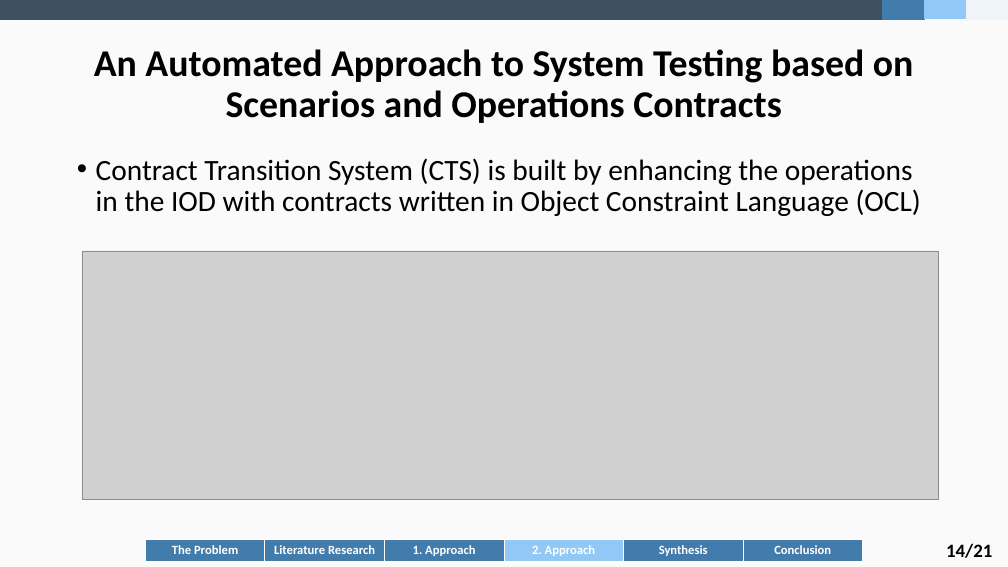
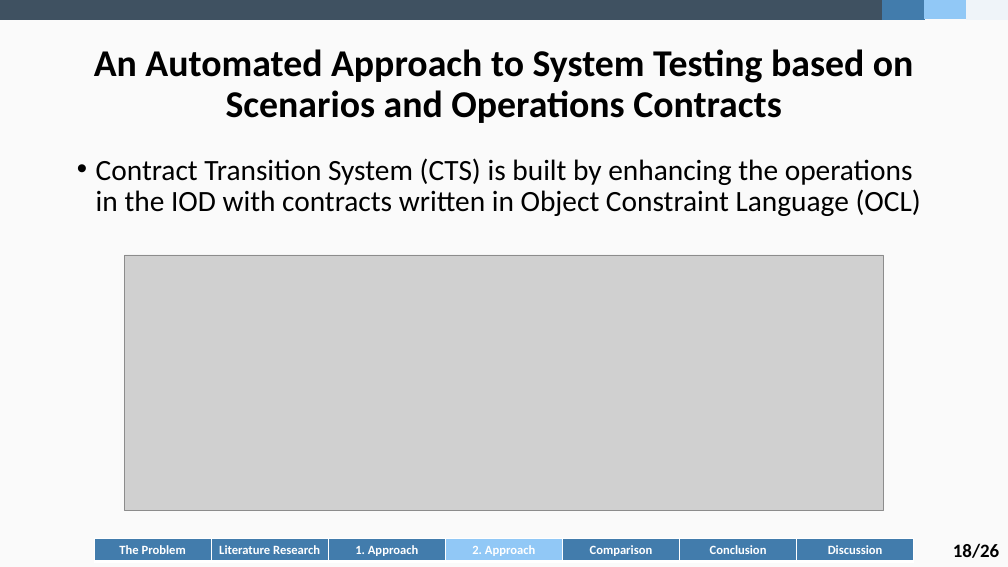
Before and after one commit to fidsusj/SWE-Seminar, a slide deck: slide 20 of doc/Final Presentation F. Hausberger.pptx (slide 16 before the commit). Drawn at 1008x567 pixels with LibreOffice and Linux fonts; fonts in the diff are those of the drawing; grey boxes stand for pictures. Boxes give left, top, right and bottom in pixels: in the first picture for what was removed or moved away, otherwise in the second. Text is boxed around its words. In the diff, an @@ line names an element or a change of style, - is before the commit and + after.

```diff
--- a/doc/Final Presentation F. Hausberger.pptx
+++ b/doc/Final Presentation F. Hausberger.pptx
@@ picture resized from (x1=82, y1=251, x2=938, y2=500) to (x1=125, y1=255, x2=884, y2=510) @@
@@ table at (x1=94, y1=539, x2=914, y2=562) @@
-column 5, row 1: Synthesis
+column 5, row 1: Comparison
+column 7: Discussion
@@ table resized from (x1=145, y1=539, x2=862, y2=562) to (x1=94, y1=539, x2=914, y2=562) @@
@@ text at (x1=953, y1=543, x2=999, y2=558): text changed @@
-14/21
+18/26
```
Also in this commit, not shown: 21 other slides changed, 6 slides added, 2 slides removed, 4 other files.
